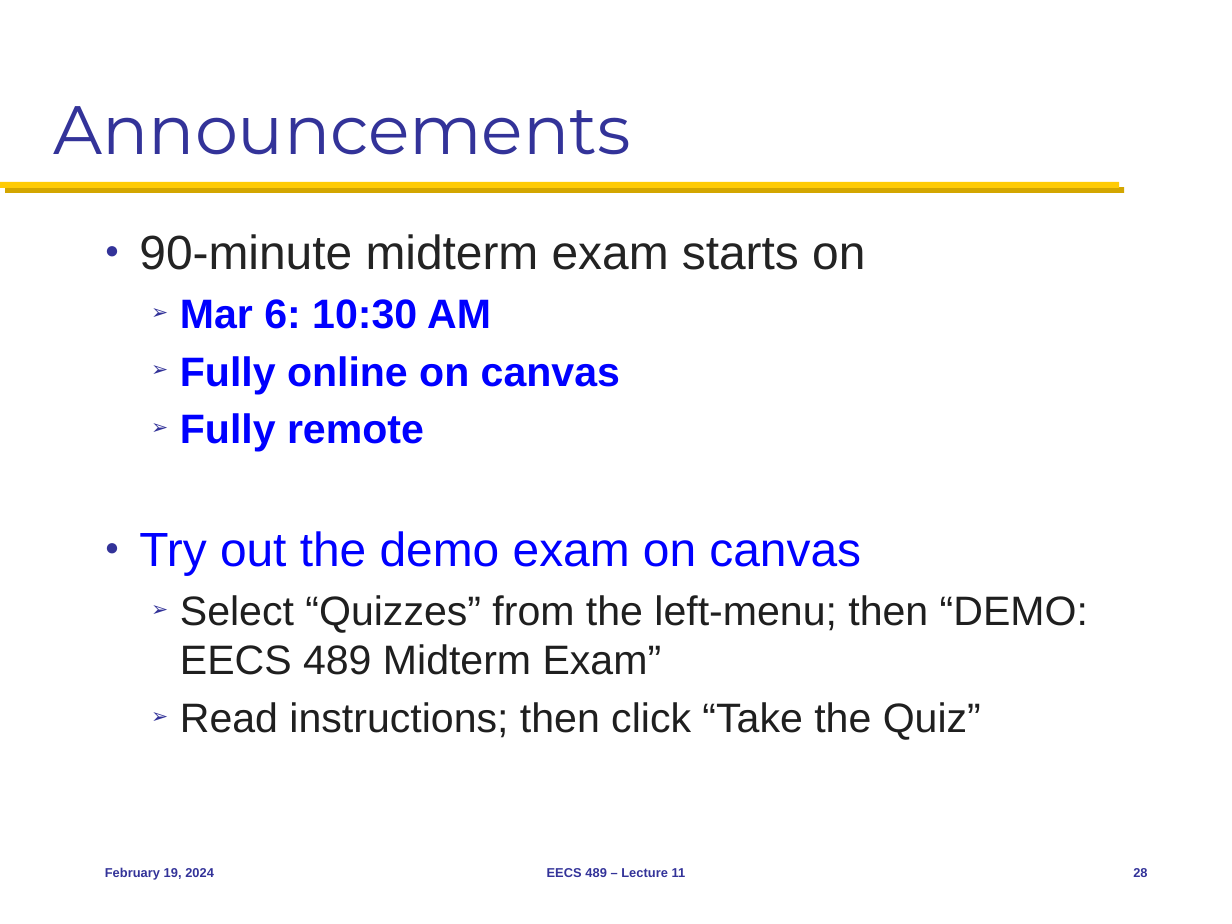
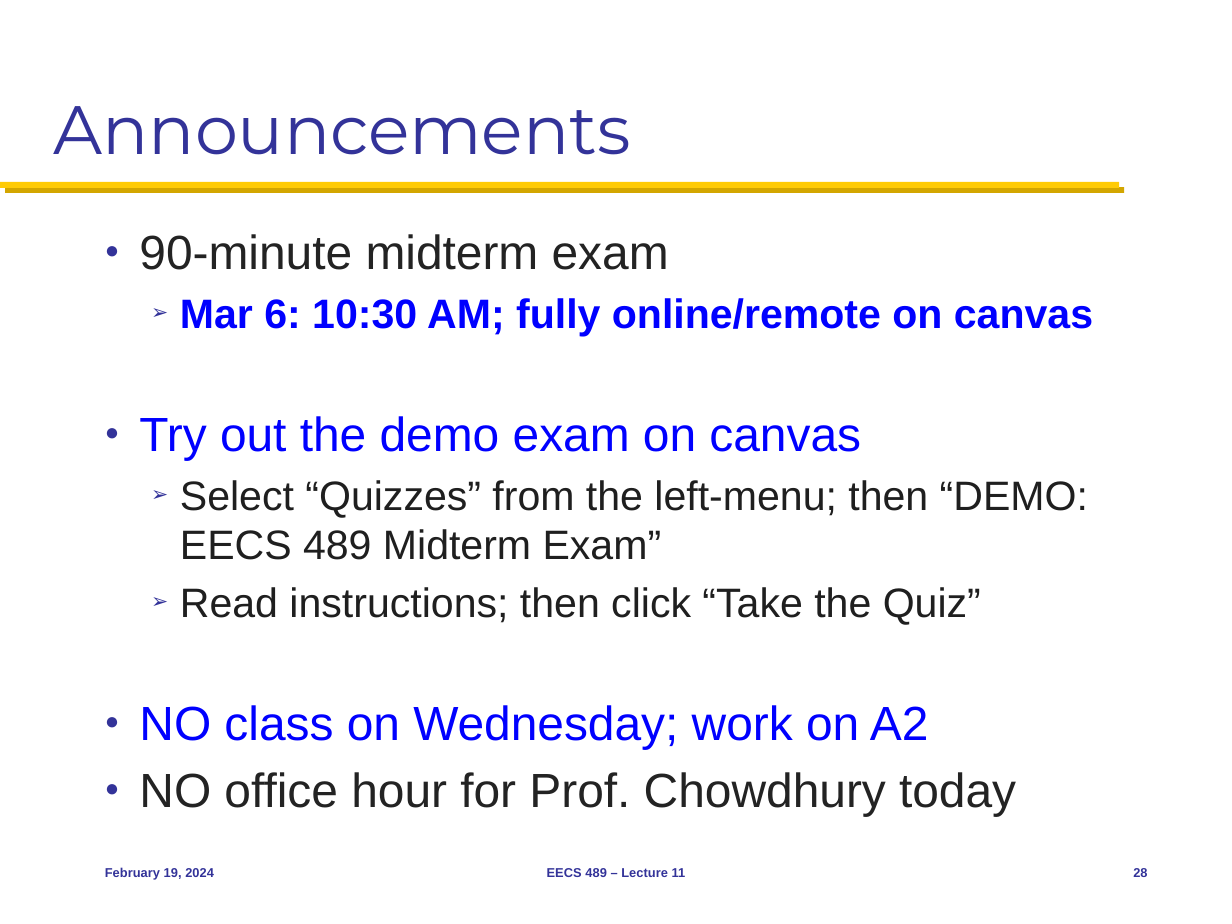
Before and after one commit to mosharaf/eecs489, a slide deck: slide 28 of Slides/021924.pptx. Drawn at 1232x924 pixels with LibreOffice and Linux fonts; fonts in the diff are those of the drawing. Boxes give left, top, right and bottom in pixels: in the first picture for what was removed or moved away, otherwise in the second. Text is boxed around its words. In the diff, an @@ line names an element or a change of style, - is before the commit and + after.

```diff
--- a/Slides/021924.pptx
+++ b/Slides/021924.pptx
@@ text at bbox=[139, 234, 1093, 336]: text changed @@
-● 90-minute midterm exam starts on
-  ➢ Mar 6: 10:30 AM
-  ➢ Fully online on canvas
-  ➢ Fully remote
+● 90-minute midterm exam
+  ➢ Mar 6: 10:30 AM; fully online/remote on canvas
@@ text at bbox=[139, 705, 1016, 816]: paragraphs added @@
+● NO class on Wednesday; work on A2
+● NO office hour for Prof. Chowdhury today
```
Also in this commit, not shown: 2 other slides changed, 1 other file.
